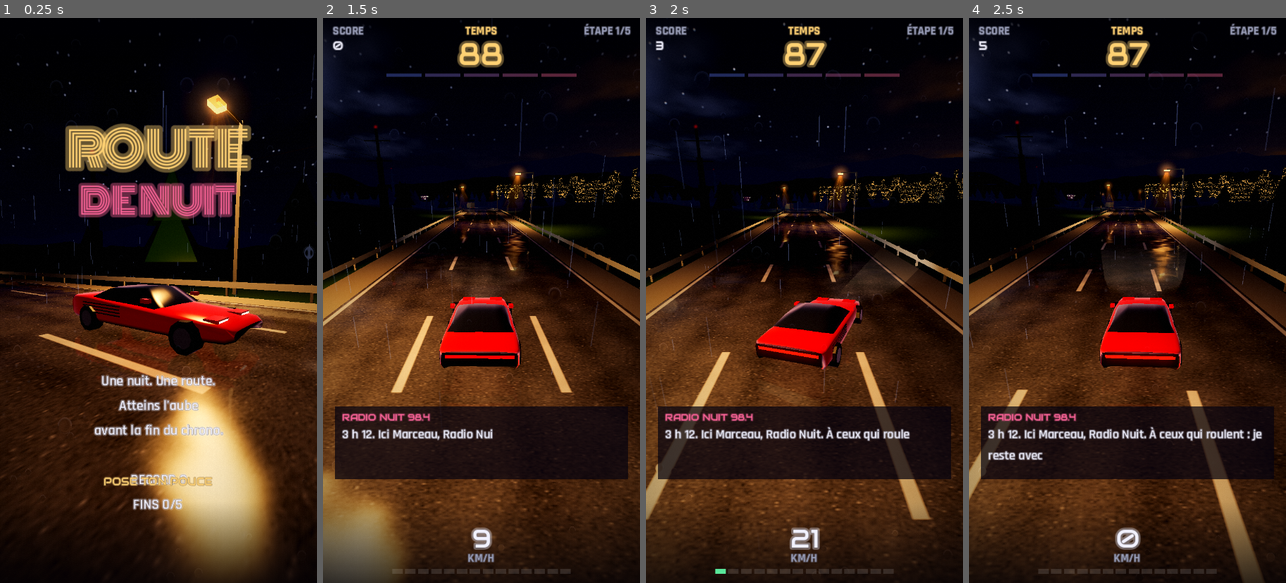
Above: before the commit, frames 1-4 (left to right).
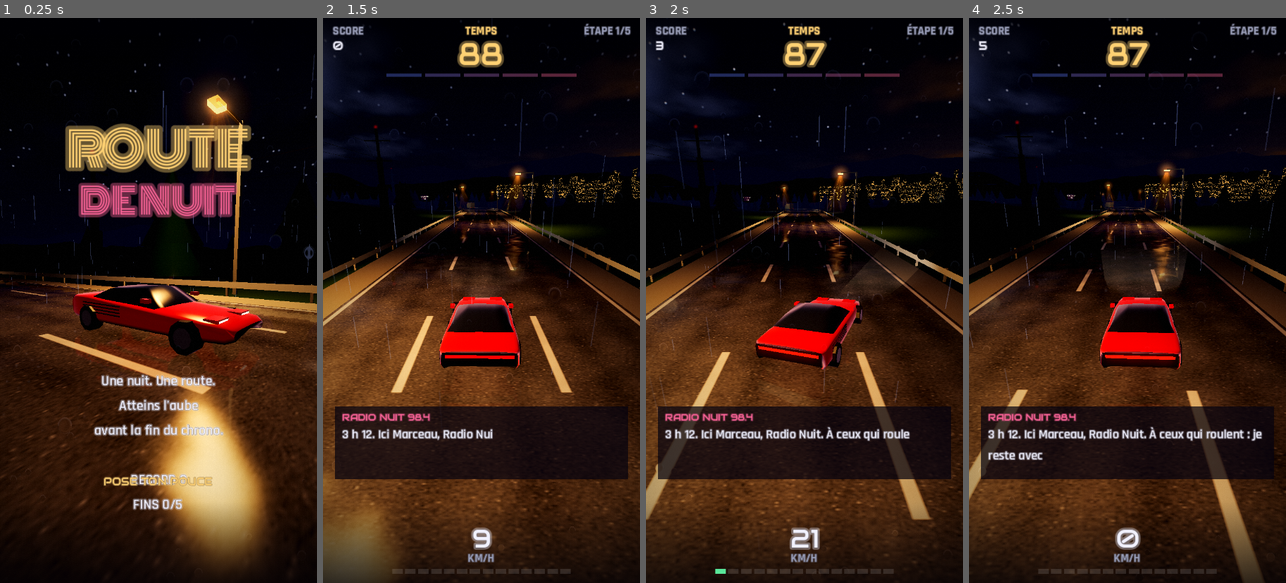
Above: after the commit, the same moments.

Repository: s3str4/IPHONEDUO
Game: Godot game, scene res://scenes/main.tscn
Two runs of this game, one before a commit and one after it. Both use one fixed random seed, a clock stepped at 60 frames per second and the inputs below.
Inputs (mouse positions are in pixels of both pictures, inside the frame that each line leads up to):
- Up to frame 1 (0.25 s): no input
- Up to frame 2 (1.5 s): move the mouse to (551, 272) at 0.52 s; hold Right 0.53-1.25 s; hold Q 0.53-1.25 s; click (551, 272) at 0.67 s; tap Space at 0.77 s; drag from (418, 328) to (465, 413) at 1.27 s
- Up to frame 3 (2 s): no input
- Up to frame 4 (2.5 s): move the mouse to (1159, 176) at 2.02 s; hold Right from 2.03 s (still down); hold Q from 2.03 s (still down)

The runs differ from the first frame. In frame 1, 8.8% of the frame differs, in the area x 43-88%, y 35-99%; in frame 2, 2.7%; in frame 3, 0.2%; in frame 4, 0.2%.

Commit message:
M3 (2/2) : son, radio, voitures et décors en haute définition
Sons et musiques entièrement synthétisés (tools/make_audio.py) : moteur
en deux couches suivant une boîte à 6 rapports, vent, pneus mouillés,
pluie, écho dans les tunnels, chocs, frôlements, terre-plein, carillon,
grésillement radio ; deux stations (synthwave, lo-fi) en boucles sans
couture et une position éteinte, au double tap.

Visuel : berlines en surfaces lissées, sapins plus fournis, pas de
lampadaire sous les ponts (le tablier s'allumait comme un plafond),
reflets spéculaires resserrés, gouttes trop proches effacées.

Tests : boîte de vitesses, stations, présence des sons, double tap (un
lâcher terminant un double tap le recomptait : corrigé).

Co-Authored-By: Claude Opus 5.5 <noreply@anthropic.com>
Claude-Session: https://claude.ai/code/session_01KvDVzAi7Qc1dRUEBqzkxJE

Diff:
--- /dev/null
+++ b/scripts/audio_director.gd
@@ -0,0 +1,145 @@
+class_name AudioDirector
+extends Node
+## Le son du jeu (fichiers synthétisés par tools/make_audio.py) :
+##  - moteur en deux couches (grondement, montée) dont le régime suit une boîte
+##    à 6 rapports ;
+##  - vent et pneus mouillés selon la vitesse, pluie selon la météo ; écho et
+##    pluie coupée dans les tunnels ;
+##  - bruitages (choc, frôlement, station, terre-plein, radio) ;
+##  - la radio : deux stations musicales et « éteinte », au double tap.
+
+## Vitesses de passage des rapports (m/s).
+const GEARS := [0.0, 15.0, 28.0, 41.0, 54.0, 66.0, 80.0]
+const STATIONS := [
+	{"name": "RADIO NUIT 98.4", "music": "music_synthwave"},
+	{"name": "BLEU NUIT 103.7", "music": "music_lofi"},
+	{"name": "RADIO ÉTEINTE", "music": ""},
+]
+
+var station := 0
+## Régime moteur (0 ralenti, 1 rupteur) et rapport engagé, pour l'affichage.
+var rpm := 0.25
+var gear := 1
+
+var _engine_low: AudioStreamPlayer
+var _engine_high: AudioStreamPlayer
+var _wind: AudioStreamPlayer
+var _rain: AudioStreamPlayer
+var _tires: AudioStreamPlayer
+var _music: AudioStreamPlayer
+var _oneshots: Array[AudioStreamPlayer] = []
+var _streams := {}
+var _reverb: AudioEffectReverb
+var _sfx_bus := 0
+var _music_bus := 0
+
+
+func _ready() -> void:
+	_sfx_bus = _make_bus("Bruitages")
+	_music_bus = _make_bus("Musique")
+	# Les bus survivent au rechargement de la scène (rejouer) : on réutilise l'écho.
+	if AudioServer.get_bus_effect_count(_sfx_bus) > 0:
+		_reverb = AudioServer.get_bus_effect(_sfx_bus, 0)
+	else:
+		_reverb = AudioEffectReverb.new()
+		_reverb.room_size = 0.6
+		_reverb.damping = 0.4
+		_reverb.dry = 1.0
+		AudioServer.add_bus_effect(_sfx_bus, _reverb)
+	_reverb.wet = 0.0
+	_engine_low = _loop("engine_low", -10.0)
+	_engine_high = _loop("engine_high", -40.0)
+	_wind = _loop("wind", -40.0)
+	_rain = _loop("rain", -20.0)
+	_tires = _loop("tires", -40.0)
+	_music = AudioStreamPlayer.new()
+	_music.bus = AudioServer.get_bus_name(_music_bus)
+	_music.volume_db = -9.0
+	add_child(_music)
+	for i in 6:
+		var p := AudioStreamPlayer.new()
+		p.bus = AudioServer.get_bus_name(_sfx_bus)
+		add_child(p)
+		_oneshots.append(p)
+	_tune(0)
+
+
+## À chaque image : vitesse (m/s), gaz (0..1), pluie (0..1), tunnel.
+func update(speed: float, throttle: float, rain_amount: float, tunnel: bool, delta: float) -> void:
+	# Rapport et régime : le régime monte dans le rapport puis retombe au passage.
+	while gear < GEARS.size() - 2 and speed > GEARS[gear + 1]:
+		gear += 1
+	while gear > 1 and speed < GEARS[gear] - 3.0:
+		gear -= 1
+	var lo: float = GEARS[gear]
+	var hi: float = GEARS[gear + 1]
+	var target := 0.25 + 0.75 * clampf((speed - lo) / (hi - lo), 0.0, 1.0)
+	if speed < 1.0:
+		target = 0.22
+	rpm = lerpf(rpm, target, 1.0 - exp(-10.0 * delta)) if delta > 0.0 else target
+	var load := 1.0 if throttle > 0.0 else 0.55
+	_engine_low.pitch_scale = 0.55 + rpm * 1.25
+	_engine_high.pitch_scale = 0.5 + rpm * 1.15
+	_engine_low.volume_db = linear_to_db(lerpf(0.9, 0.45, rpm) * load) - 6.0
+	_engine_high.volume_db = linear_to_db(pow(rpm, 1.6) * load * 0.8 + 0.001) - 6.0
+	var v := clampf(speed / CarPhysics.TOP_SPEED, 0.0, 1.0)
+	_wind.volume_db = linear_to_db(v * v * 0.7 + 0.001) - 4.0
+	_tires.volume_db = linear_to_db(pow(v, 1.4) * rain_amount * 0.6 + 0.001) - 6.0
+	_rain.volume_db = linear_to_db((0.0 if tunnel else rain_amount) * 0.7 + 0.001) - 4.0
+	_reverb.wet = move_toward(_reverb.wet, 0.35 if tunnel else 0.0, delta * 1.5)
+
+
+func next_station() -> String:
+	_tune((station + 1) % STATIONS.size())
+	play("static", -8.0)
+	return STATIONS[station]["name"]
+
+
+func play(name: String, volume_db := 0.0, pitch := 1.0) -> void:
+	for p in _oneshots:
+		if not p.playing:
+			p.stream = _stream(name)
+			p.volume_db = volume_db
+			p.pitch_scale = pitch
+			p.play()
+			return
+
+
+func _tune(index: int) -> void:
+	station = index
+	var music: String = STATIONS[station]["music"]
+	if music == "":
+		_music.stop()
+		return
+	_music.stream = _stream(music, true)
+	_music.play()
+
+
+func _loop(name: String, volume_db: float) -> AudioStreamPlayer:
+	var p := AudioStreamPlayer.new()
+	p.stream = _stream(name, true)
+	p.volume_db = volume_db
+	p.bus = AudioServer.get_bus_name(_sfx_bus)
+	add_child(p)
+	p.play()
+	return p
+
+
+func _stream(name: String, loop := false) -> AudioStream:
+	var key := name + ("#loop" if loop else "")
+	if not _streams.has(key):
+		var s: AudioStreamOggVorbis = load("res://assets/audio/%s.ogg" % name).duplicate()
+		s.loop = loop
+		_streams[key] = s
+	return _streams[key]
+
+
+func _make_bus(bus_name: String) -> int:
+	var idx := AudioServer.get_bus_index(bus_name)
+	if idx != -1:
+		return idx
+	AudioServer.add_bus()
+	idx = AudioServer.bus_count - 1
+	AudioServer.set_bus_name(idx, bus_name)
+	AudioServer.set_bus_send(idx, "Master")
+	return idx
--- a/scripts/main.gd
+++ b/scripts/main.gd
@@ -82,6 +82,7 @@
 @onready var reflection: Reflection = $Reflection
 
 var _lights: LightField
+var audio: AudioDirector
 
 
 func _ready() -> void:
@@ -112,6 +113,11 @@
 	_post_material = $Post/Screen.material
 	_lights = LightField.new()
 	reflection.source = camera
+	audio = AudioDirector.new()
+	add_child(audio)
+	input.double_tapped.connect(func() -> void: hud.popup(audio.next_station(), Hud.PINK, 12, 250.0))
+	game.near_miss.connect(func(_p: int) -> void: audio.play("whoosh", -4.0, randf_range(0.9, 1.15)))
+	game.station_reached.connect(func(_i: int, _t: float) -> void: audio.play("chime", -6.0))
 
 	game.station_reached.connect(_on_station)
 	game.near_miss.connect(func(pts: int) -> void: hud.popup("FRÔLÉ +%d" % pts, Hud.WHITE, 8, 210.0))
@@ -207,6 +213,7 @@
 	if car.hit_rail:
 		_shake = 0.5 if car.hit_divider else 0.35
 		game.on_crash(car.s)
+		audio.play("thud" if car.hit_divider else "crash", 0.0 if car.hit_divider else -6.0)
 	var th := builder.theme_at(car.s)
 	traffic.density = RunConfig.TRAFFIC_DENSITY[game.segment()] * th.get("traffic", 1.0)
 	traffic.truck_ratio = th.get("trucks", 0.2)
@@ -214,6 +221,7 @@
 		if e.type == "crash":
 			_shake = 0.5
 			game.on_crash(car.s)
+			audio.play("crash", -2.0)
 		else:
 			game.on_near_miss()
 	_update_events()
@@ -240,11 +248,14 @@
 	_update_dawn()
 	_update_weather(delta)
 	_update_lighting(delta)
+	audio.update(car.speed, input.throttle if not _args.has("autopilot") else 1.0, _rain if builder.theme_at(car.s).get("rain", 1.0) > 0.0 else 0.0,
+			builder.in_tunnel(car.s), delta)
 	_update_fork_prompt()
 	while not _radio_queue.is_empty() and not hud.radio_busy():
 		var line: Array = _radio_queue.pop_front()
 		if car.s < line[1]:
 			hud.radio(line[0])
+			audio.play("static", -16.0)
 	var cur := int(floor(car.s / RoadBuilder.CHUNK_LENGTH))
 	for i in range(cur, cur + 3):
 		if not _chunks.has(i):
--- a/scripts/road_builder.gd
+++ b/scripts/road_builder.gd
@@ -152,7 +152,8 @@
 			var k := int(ceil((maxf(s0, r0) - r0) / spacing))
 			while r0 + k * spacing < minf(s1, r1):
 				var ls := r0 + k * spacing
-				if not in_tunnel(ls):
+				# Pas de lampadaire dans un tunnel ni sous un pont (sa tête toucherait le tablier).
+				if not in_tunnel(ls) and not _under_bridge(ls, stage):
 					out.append([ls, lamp_side(k, stage)])
 				k += 1
 		if r1 >= s1:
@@ -214,6 +215,13 @@
 	return smoothstep(STATION_SITE_HALF + 12.0, STATION_SITE_HALF, absf(site)) * smoothstep(56.0, 46.0, x)
 
 
+func _under_bridge(s: float, stage: int) -> bool:
+	if not RouteMap.theme(stage, choices).get("bridges", true):
+		return false
+	var nearest := roundf((s - 620.0) / BRIDGE_SPACING) * BRIDGE_SPACING + 620.0
+	return absf(s - nearest) < 12.0
+
+
 ## La route est-elle sous un tunnel en s ?
 func in_tunnel(s: float) -> bool:
 	var stage := RouteMap.stage_at(s)
@@ -256,7 +264,9 @@
 	for lamp in lamps_between(s0, s1):
 		if lamp[1] != 0:
 			var c: Color = theme_at(lamp[0]).get("lamp_color", LAMP_COLOR)
-			out.append([_road_pos(lamp[0], 6.5 * lamp[1], LAMP_HEIGHT - 0.6), c, 36.0, 7.0])
+			# Les LED blanches paraissent plus vives que le sodium : un peu moins fort.
+			var power := 5.0 if c.b > 0.8 else 7.0
+			out.append([_road_pos(lamp[0], 6.5 * lamp[1], LAMP_HEIGHT - 0.6), c, 36.0, power])
 	var ts := ceilf(s0 / 8.0) * 8.0
 	while ts < s1:
 		if in_tunnel(ts) and ts < s0 + 160.0:
@@ -280,7 +290,7 @@
 	if theme_at(s0).get("bridges", true):
 		for br in _every(BRIDGE_SPACING, 620.0, s0, s1):
 			if not _near_checkpoint(br, 200.0) and not in_tunnel(br):
-				out.append([_road_pos(br, 0.0, 6.5), Color(0.85, 0.95, 1.0), 18.0, 5.0])
+				out.append([_road_pos(br, 0.0, 3.0), Color(0.85, 0.95, 1.0), 12.0, 1.2])
 	if theme_at(s0).get("billboards", true):
 		for bs in _every(BILLBOARD_SPACING, 330.0, s0, s1):
 			if not _near_checkpoint(bs, 160.0) and not in_tunnel(bs) and not _near_panneau(bs):
@@ -492,7 +502,7 @@
 ## Pont qui enjambe l'autoroute, avec ses lampadaires.
 func _build_bridge(env: SurfaceTool, glow: SurfaceTool, s: float) -> void:
 	var yaw := track.yaw_at(s)
-	var concrete := Color(0.42, 0.41, 0.4)
+	var concrete := Color(0.24, 0.235, 0.23)
 	for side in [-1.0, 1.0]:
 		_box(env, _road_pos(s, 10.5 * side, -1.0), yaw, Vector3(1.6, 8.0, 3.0), concrete, 0.25)
 	# Tablier : très large pour enjamber aussi les bas-côtés.
@@ -800,24 +810,30 @@
 
 
 func _tree(st: SurfaceTool, base: Vector3, height: float, color: Color, light: float) -> void:
-	var sides := 5
-	var tiers := [[0.25, 0.75, height * 0.32], [0.55, 1.0, height * 0.22]]
+	# Sapin en trois étages de branches (8 pans), plus sombre vers le bas.
+	var sides := 8
+	var tiers := [[0.15, 0.62, height * 0.34], [0.38, 0.84, height * 0.26], [0.6, 1.0, height * 0.17]]
+	var trunk := Color(0.09, 0.06, 0.04)
+	_box(st, base, 0.0, Vector3(0.35, height * 0.2, 0.35), trunk, light * 0.5)
 	for t in tiers:
 		var y0: float = height * t[0]
 		var y1: float = height * t[1]
 		var r: float = t[2]
 		var apex := base + Vector3.UP * y1
-		var top_light := light * 0.5
+		var low := color * 0.7
 		for i in sides:
-			var a0 := TAU * i / sides
-			var a1 := TAU * (i + 1) / sides
+			var a0: float = TAU * (i + t[0]) / sides
+			var a1: float = TAU * (i + 1 + t[0]) / sides
 			var p0 := base + Vector3(cos(a0) * r, y0, sin(a0) * r)
 			var p1 := base + Vector3(cos(a1) * r, y0, sin(a1) * r)
-			var n := (p1 - p0).cross(apex - p0).normalized() * -1.0
-			for v in [[p0, light], [apex, top_light], [p1, light]]:
-				st.set_color(Color(color.r, color.g, color.b, v[1]))
+			# Normales penchées vers l'extérieur : ombrage doux d'un cône.
+			var n0 := Vector3(cos(a0), 0.55, sin(a0)).normalized()
+			var n1 := Vector3(cos(a1), 0.55, sin(a1)).normalized()
+			var na := (n0 + n1).normalized()
+			for v in [[p0, n0, low], [apex, na, color], [p1, n1, low]]:
+				st.set_color(Color(v[2].r, v[2].g, v[2].b, light))
 				st.set_uv(Vector2.ZERO)
-				st.set_normal(n)
+				st.set_normal(v[1])
 				st.add_vertex(v[0])
 
 
--- a/scripts/thumb_input.gd
+++ b/scripts/thumb_input.gd
@@ -10,8 +10,15 @@
 ## Zone morte au centre, en fraction de la course.
 @export_range(0.0, 0.5) var dead_zone := 0.08
 
+## Double tap (deux touches brèves) : changer de station de radio.
+signal double_tapped
+
 var throttle := 0.0
 var steer := 0.0
+var _press_time := 0.0
+var _last_tap_end := -10.0
+var _clock := 0.0
+var _completes_double_tap := false
 
 var _touch_index := -1
 var _anchor_x := 0.0
@@ -24,13 +31,23 @@
 			_touch_index = event.index
 			_anchor_x = event.position.x
 			_touch_x = event.position.x
+			_completes_double_tap = _clock - _last_tap_end < 0.3
+			if _completes_double_tap:
+				double_tapped.emit()
+				_last_tap_end = -10.0
+			_press_time = _clock
 		elif not event.pressed and event.index == _touch_index:
 			_touch_index = -1
+			# Une touche brève peut être le premier temps d'un double tap (mais
+			# pas celle qui vient d'en terminer un).
+			if _clock - _press_time < 0.22 and not _completes_double_tap:
+				_last_tap_end = _clock
 	elif event is InputEventScreenDrag and event.index == _touch_index:
 		_touch_x = event.position.x
 
 
-func _process(_delta: float) -> void:
+func _process(delta: float) -> void:
+	_clock += delta
 	if _touch_index != -1:
 		var width := get_viewport().get_visible_rect().size.x
 		var course := maxf(1.0, width * steer_range)
--- a/scripts/vehicle_mesh.gd
+++ b/scripts/vehicle_mesh.gd
@@ -180,14 +180,32 @@
 					body.add_vertex(v)
 
 
+## Berline (trafic) : coque à trois volumes, en surfaces lissées.
+const SEDAN_BODY := [
+	[-2.32, 0.82, 0.32, 0.66, 0.7], [-2.2, 0.9, 0.28, 0.76, 0.8], [-1.2, 0.93, 0.27, 0.86, 0.9],
+	[1.3, 0.93, 0.27, 0.88, 0.92], [2.2, 0.91, 0.29, 0.88, 0.92], [2.32, 0.86, 0.34, 0.82, 0.86]]
+const SEDAN_CABIN := [
+	[-1.15, 0.86, 0.88, 0.86, 0.9], [-0.55, 0.86, 0.9, 0.72, 1.42], [0.85, 0.86, 0.91, 0.72, 1.42],
+	[1.35, 0.86, 0.91, 0.86, 0.93]]
+
+
 static func _sedan(body: SurfaceTool, glow: SurfaceTool, color: Color) -> void:
-	_box(body, Vector3(0, 0.62, 0), Vector3(1.85, 0.75, 4.6), color)
-	_prism(body, [
-		Vector3(-0.85, 1.0, -1.0), Vector3(0.85, 1.0, -1.0), Vector3(0.85, 1.0, 1.4), Vector3(-0.85, 1.0, 1.4),
-		Vector3(-0.75, 1.5, -0.5), Vector3(0.75, 1.5, -0.5), Vector3(0.75, 1.5, 1.1), Vector3(-0.75, 1.5, 1.1)],
-		GLASS_COLOR)
-	_wheels(body, 0.86, [-1.5, 1.5])
-	_lights(glow, 0.65, 0.75, 2.31, 0.55, 0.62, -2.31)
+	var shell := SurfaceTool.new()
+	shell.begin(Mesh.PRIMITIVE_TRIANGLES)
+	var rings := []
+	for sec in SEDAN_BODY:
+		rings.append(_body_ring(sec[0], sec[1], sec[2], sec[3], sec[4]))
+	_loft(shell, rings, Color(color.r, color.g, color.b, 0.7), true, true)
+	var cabin := []
+	for sec in SEDAN_CABIN:
+		cabin.append(_cabin_ring(sec[0], sec[1], sec[2], sec[3], sec[4]))
+	_loft(shell, cabin, GLASS_COLOR, false)
+	shell.index()
+	shell.generate_normals()
+	shell.deindex()
+	body.append_from(shell.commit(), 0, Transform3D.IDENTITY)
+	_round_wheels(body, 0.86, [-1.5, 1.5])
+	_lights(glow, 0.65, 0.72, 2.34, 0.55, 0.6, -2.34)
 
 
 static func _truck(body: SurfaceTool, glow: SurfaceTool, color: Color) -> void:
--- a/shaders/night_surface.gdshader
+++ b/shaders/night_surface.gdshader
@@ -44,7 +44,7 @@
 		N = normalize(N + vec3(rip.x, 0.0, rip.y) * 0.6);
 	}
 
-	float shininess = mix(24.0, 320.0, wetness);
+	float shininess = mix(90.0, 360.0, wetness);
 	vec3 dif;
 	vec3 spe;
 	night_lights(P, N, V, shininess, dif, spe);
@@ -52,7 +52,7 @@
 	float far = smoothstep(80.0, 150.0, dist);
 	vec3 baked = baked_tint * COLOR.a * baked_strength * mix(0.25, 1.0, far);
 	vec3 col = base * (amb + dif + baked + night_headlight(P, N))
-			+ spe * specular_strength * (0.25 + 0.75 * wetness);
+			+ spe * specular_strength * (0.1 + 0.9 * wetness * wetness);
 
 	// Reflet miroir : la caméra de réflexion voit la scène sous la route.
 	if (reflection_on > 0.5 && reflectivity > 0.0) {
--- a/tests/run_tests.gd
+++ b/tests/run_tests.gd
@@ -23,6 +23,7 @@
 	_test_forks_and_endings()
 	_test_fork_traffic()
 	_test_events_and_story()
+	await _test_audio_and_double_tap()
 	await _test_thumb_input()
 	print("\n%s" % ("TOUT PASSE" if _failures == 0 else "%d ÉCHEC(S)" % _failures))
 	quit(1 if _failures > 0 else 0)
@@ -548,3 +549,63 @@
 				if ch != "\n" and not font.has_char(ch.unicode_at(0)) and not missing.contains(ch):
 					missing += ch
 	_check(missing == "", "polices : tous les caractères des textes existent", missing)
+
+
+# --- M3 : son --------------------------------------------------------------------
+
+func _test_audio_and_double_tap() -> void:
+	await process_frame
+	var audio := AudioDirector.new()
+	root.add_child(audio)
+	await process_frame
+	# Le régime monte dans un rapport, retombe au passage du suivant.
+	var rpms := []
+	var gears := []
+	var speed := 0.0
+	while speed < CarPhysics.TOP_SPEED:
+		audio.update(speed, 1.0, 1.0, false, 1.0 / 30.0)
+		rpms.append(audio.rpm)
+		gears.append(audio.gear)
+		speed += 0.5
+	var drops := 0
+	for i in range(1, rpms.size()):
+		if gears[i] > gears[i - 1] and rpms[i] < rpms[i - 1]:
+			drops += 1
+	_check(gears[-1] == AudioDirector.GEARS.size() - 2 and drops >= 4,
+			"son : six rapports, le régime retombe à chaque passage", "rapport %d, %d chutes" % [gears[-1], drops])
+	var names := []
+	for i in AudioDirector.STATIONS.size():
+		names.append(audio.next_station())
+	_check(names[-1] == AudioDirector.STATIONS[0]["name"] and names.has("RADIO ÉTEINTE"),
+			"radio : le double tap fait le tour des stations", str(names))
+	for name in ["engine_low", "engine_high", "rain", "wind", "tires", "crash", "whoosh", "chime", "static",
+			"thud", "blip", "music_synthwave", "music_lofi"]:
+		_check(ResourceLoader.exists("res://assets/audio/%s.ogg" % name), "son : %s présent" % name)
+	audio.queue_free()
+	# Double tap : deux touches brèves rapprochées.
+	var input := ThumbInput.new()
+	root.add_child(input)
+	var taps := [0]
+	input.double_tapped.connect(func() -> void: taps[0] += 1)
+	var ev := InputEventScreenTouch.new()
+	ev.index = 0
+	for k in 2:
+		ev.pressed = true
+		input._unhandled_input(ev)
+		input._process(0.1)
+		ev.pressed = false
+		input._unhandled_input(ev)
+		input._process(0.1)
+	_check(taps[0] == 1, "pouce : double tap reconnu", str(taps[0]))
+	# Une longue pression (on roule) suivie d'une touche n'est pas un double tap.
+	ev.pressed = true
+	input._unhandled_input(ev)
+	input._process(1.0)
+	ev.pressed = false
+	input._unhandled_input(ev)
+	input._process(0.1)
+	ev.pressed = true
+	input._unhandled_input(ev)
+	_check(taps[0] == 1, "pouce : lâcher après avoir roulé ne compte pas", str(taps[0]))
+	input.queue_free()
+	await process_frame
Not shown, added: assets/audio/blip.ogg.import
Not shown, added: assets/audio/chime.ogg.import
Not shown, added: assets/audio/crash.ogg.import
Not shown, added: assets/audio/engine_high.ogg.import
Not shown, added: assets/audio/engine_low.ogg.import
Not shown, added: assets/audio/music_lofi.ogg.import
Not shown, added: assets/audio/music_synthwave.ogg.import
Not shown, added: assets/audio/rain.ogg.import
Not shown, added: assets/audio/static.ogg.import
Not shown, added: assets/audio/thud.ogg.import
Not shown, added: assets/audio/tires.ogg.import
Not shown, added: assets/audio/whoosh.ogg.import
(and 16 more such lines)
